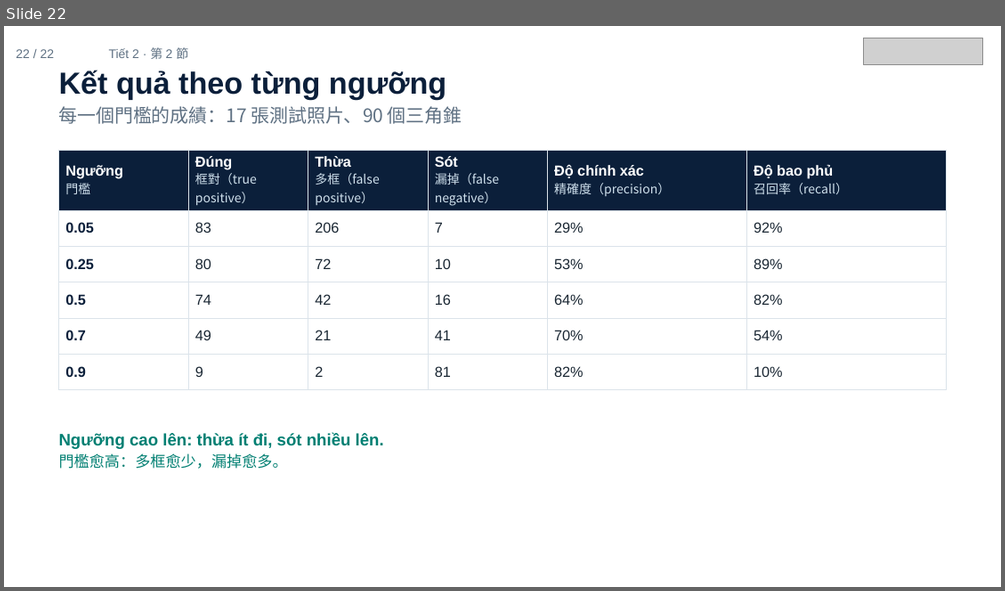
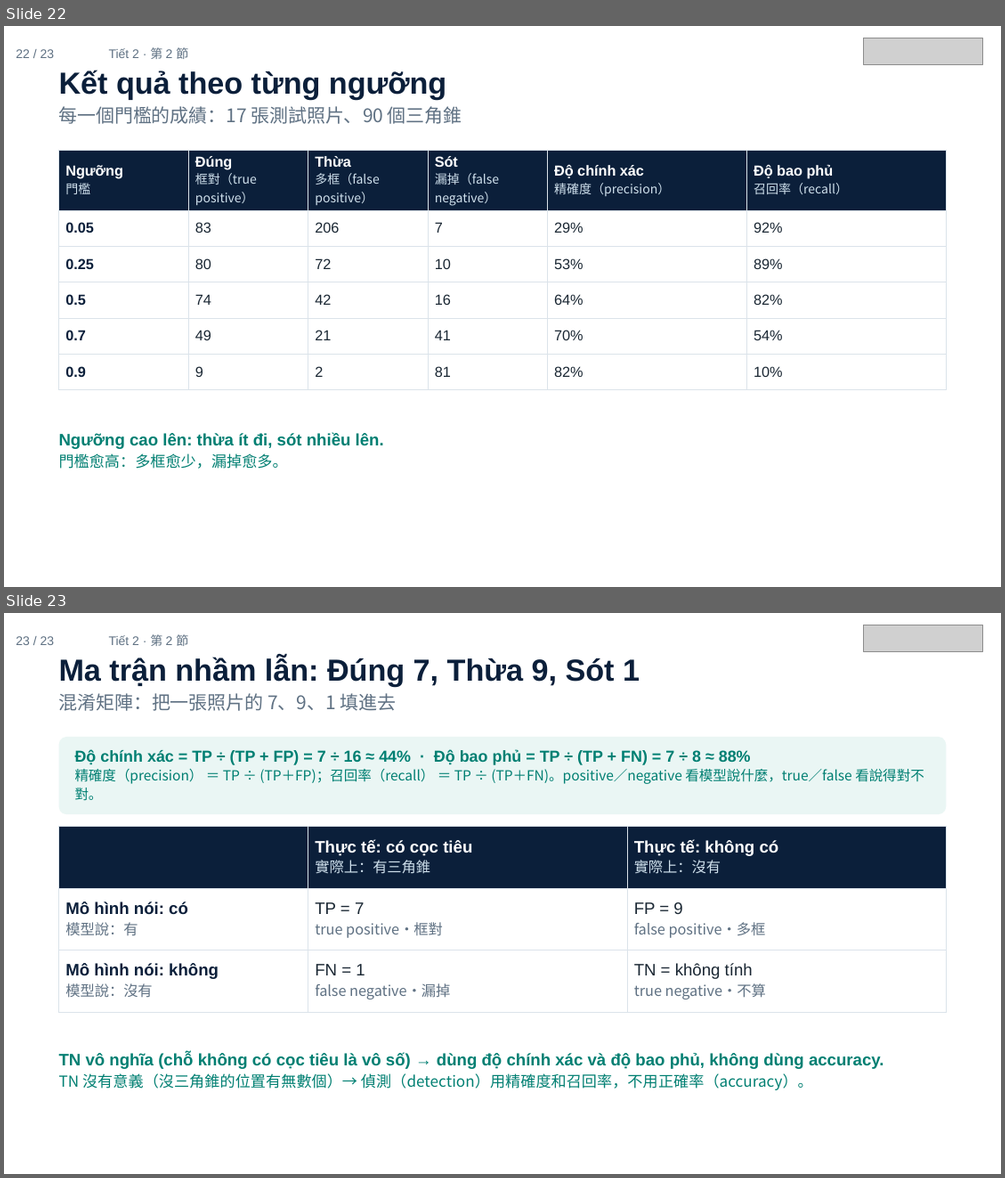
Before and after one commit to ch-neural/MITUST-Principles-of-Self-Driving-Cars, a slide deck: 第十週(11-12)/第十週_第2節_簡報.pptx. Shown one above the other, each under a label of ours: slide 22 before the commit, slides 22 and 23 after it. The pictures are 1005x591 and 1005x1178 pixels, drawn with LibreOffice and Linux fonts; fonts in the diff are those of the drawing; grey boxes stand for pictures. Boxes give left, top, right and bottom in pixels: in the first picture for what was removed or moved away, otherwise in the second. Text is boxed around its words. In the diff, an @@ line names an element or a change of style, - is before the commit and + after.

```diff
--- a/第十週(11-12)/第十週_第2節_簡報.pptx
+++ b/第十週(11-12)/第十週_第2節_簡報.pptx
@@ slide 23 added at [4, 613, 1001, 1174], background #FFFFFF @@
@@ text added at [16, 636, 55, 645], 9 pt, text #5F7183 @@
+23 / 23
@@ text added at [109, 634, 188, 646], 9 pt, text #5F7183 @@
+Tiết 2 · 第 2 節
@@ picture added at [863, 625, 983, 652] @@
@@ text added at [59, 657, 639, 711], 22 pt, text #0B1F3A, bold @@
+Ma trận nhầm lẫn: Đúng 7, Thừa 9, Sót 1
+混淆矩陣：把一張照片的 7、9、1 填進去
@@ rounded rectangle added at [59, 737, 946, 814], fill #EAF6F4 @@
@@ text added at [75, 750, 924, 801], 10 pt, text #007F72 @@
+Độ chính xác = TP ÷ (TP + FP) = 7 ÷ 16 ≈ 44% · Độ bao phủ = TP ÷ (TP + FN) = 7 ÷ 8 ≈ 88%
+精確度（precision） ＝ TP ÷ (TP＋FP)；召回率（recall） ＝ TP ÷ (TP＋FN)。positive／negative 看模型說什麼，true／false 看說得對不對。
@@ table added at [59, 827, 946, 1003], 3 rows, 3 columns @@
+ | Thực tế: có cọc tiêu / 實際上：有三角錐 | Thực tế: không có / 實際上：沒有
+Mô hình nói: có / 模型說：有 | TP = 7 / true positive・框對 | FP = 9 / false positive・多框
+Mô hình nói: không / 模型說：沒有 | FN = 1 / false negative・漏掉 | TN = không tính / true negative・不算
@@ text added at [59, 1053, 884, 1090], 12 pt, text #007F72, bold @@
+TN vô nghĩa (chỗ không có cọc tiêu là vô số) → dùng độ chính xác và độ bao phủ, không dùng accuracy.
+TN 沒有意義（沒三角錐的位置有無數個）→ 偵測（detection）用精確度和召回率，不用正確率（accuracy）。
@@ slide 22 changed as well @@
@@ text at [16, 49, 55, 58]: text changed @@
-22 / 22
+22 / 23
```
Also in this commit, not shown: 20 other slides changed.
